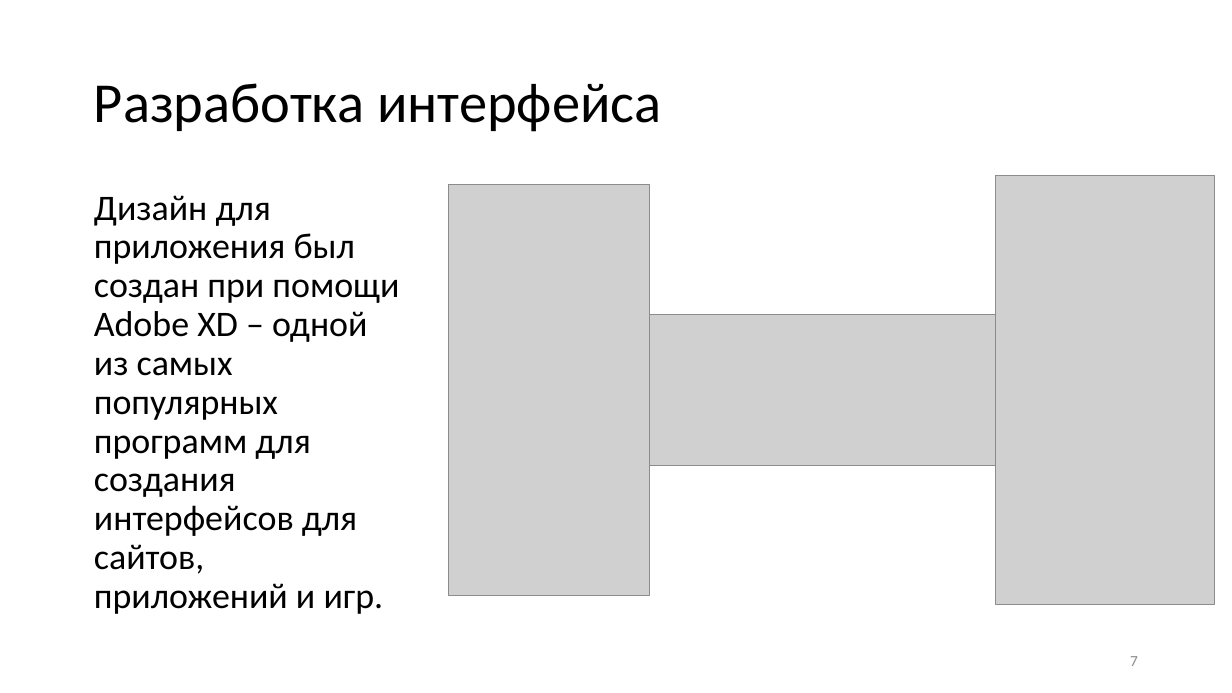
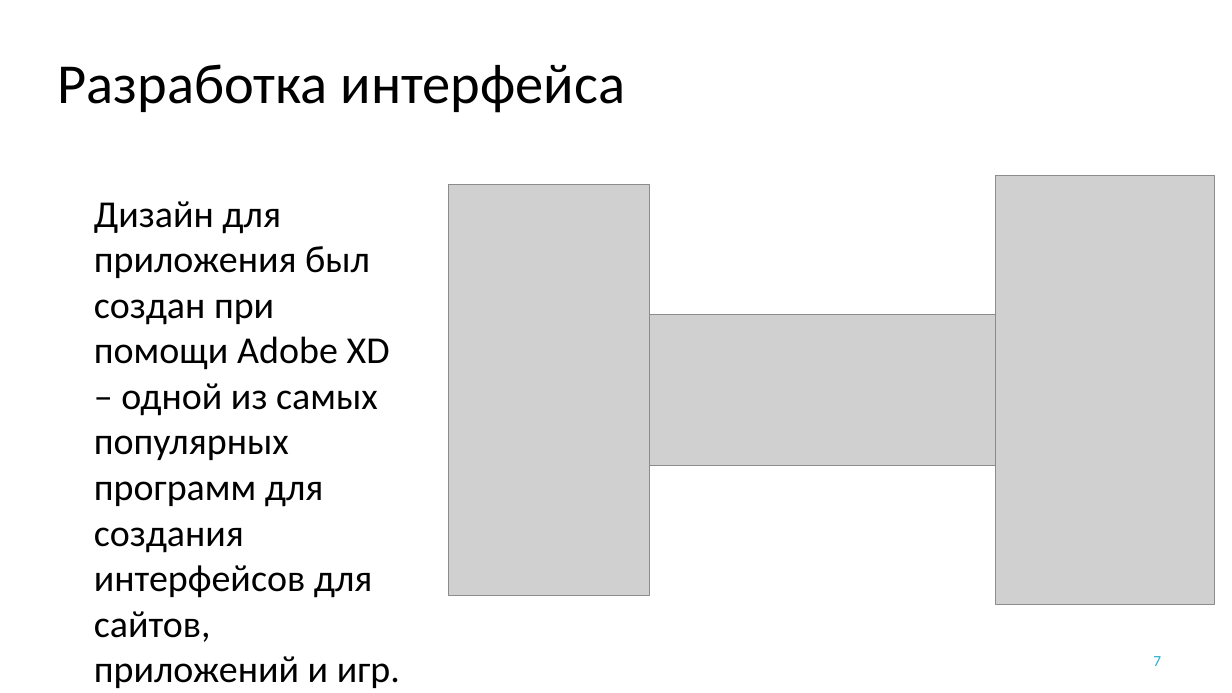
Before and after one commit to YakimenkoIlya/PhantasmagoriaProjectFiles, a slide deck: slide 7 of Якименко Курсовая.pptx. Drawn at 1232x693 pixels with LibreOffice and Linux fonts; fonts in the diff are those of the drawing; grey boxes stand for pictures; background and template pictures are left out. Boxes give left, top, right and bottom in pixels: in the first picture for what was removed or moved away, otherwise in the second. Text is boxed around its words. In the diff, an @@ line names an element or a change of style, - is before the commit and + after.

```diff
--- a/Якименко Курсовая.pptx
+++ b/Якименко Курсовая.pptx
@@ title "Разработка интерфейса": place and size @@
-title "Разработка интерфейса" at box(94, 83, 661, 132)
+title "Разработка интерфейса" at box(58, 64, 625, 113)
@@ title "Разработка интерфейса" at box(58, 64, 625, 113): alignment left to centre; line spacing 0.9 to 1 @@
@@ text "Дизайн для приложения был создан ..." at box(94, 201, 400, 688): size 28 to 29.6 pt; line spacing 0.9 to 1; less space between paragraphs @@
@@ page number: place and size @@
-page number at box(1130, 656, 1138, 666)
+page number at box(1153, 656, 1161, 666)
@@ page number at box(1153, 656, 1161, 666): text colour #8C8C8C to #1FAECD @@
```
Also in this commit, not shown: 14 other slides changed, 1 other file.
